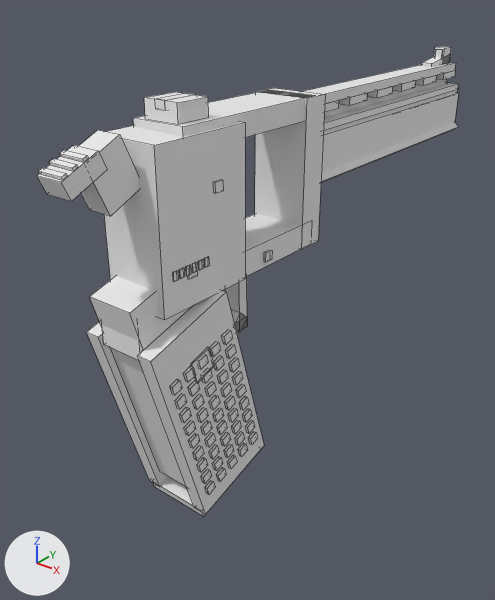
An edit to the OBJ model src/main/resources/assets/mareeletrica/models/block/armory21_python_forge_view.obj, drawn before and after from the same camera.
The view is the same before and after, from a 50 mm lens placed at (1.68, -1.82, 1.13), pointed at (0.39, -0.2, 0.12). Arrows for +X, +Y and +Z are at lower left; the lights stay in place. The older version comes first. Mesh edges are drawn as thin lines. Where no turn or scale is listed for an object, it has been applied to the vertices. Vertices at exactly the same position are counted once.

Before the edit, the objects in view are built like this:
```python
me_armory21_python_forge_view = bpy.data.meshes.new('armory21_python_forge_view')
me_armory21_python_forge_view.from_pydata(...)  # 1254 vertices, 960 faces; spans x 0.37..0.63, y -0.99..0.94, z -0.35..0.85
me_armory21_python_forge_view.materials.append(mat_blue)  # its picture is missing
me_armory21_python_forge_view.materials.append(mat_dark)  # its picture is missing
me_armory21_python_forge_view.materials.append(mat_engrave)  # its picture is missing
me_armory21_python_forge_view.materials.append(mat_polish)  # its picture is missing
me_armory21_python_forge_view.materials.append(mat_red)  # its picture is missing
me_armory21_python_forge_view.materials.append(mat_steel)  # its picture is missing
me_armory21_python_forge_view.materials.append(mat_steel2)  # its picture is missing
me_armory21_python_forge_view.materials.append(mat_wood)  # its picture is missing
me_armory21_python_forge_view.materials.append(mat_wood2)  # its picture is missing
ob_armory21_python_forge_view = bpy.data.objects.new('armory21_python_forge_view', me_armory21_python_forge_view)
ob_armory21_python_forge_view.location = (0.0, 0.0, 0.0)
```
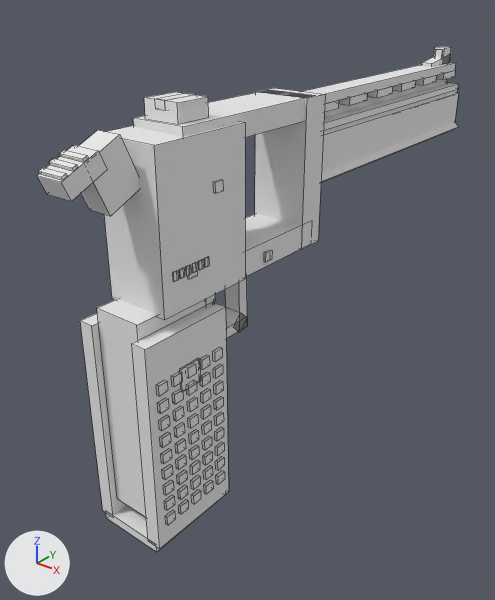
Pixel boxes [x1, y1, x2, y2] of what changed, in the pictures (495 x 600 px; the box of a moved part takes in the faces that stretch with it):
'armory21_python_forge_view', reshaped (8% taller): before [37, 46, 459, 516]; after [37, 46, 459, 552]
part 1 of me_armory21_python_forge_view, moved or reshaped: before [191, 347, 214, 382]; after [180, 358, 201, 392]
part 2 of me_armory21_python_forge_view, added: after [97, 299, 206, 517]
part 3 of me_armory21_python_forge_view, moved or reshaped: before [152, 476, 205, 516]; after [106, 496, 223, 552]
part 4 of me_armory21_python_forge_view, moved or reshaped: before [138, 290, 264, 514]; after [132, 302, 229, 548]
part 5 of me_armory21_python_forge_view, moved or reshaped: before [87, 321, 168, 487]; after [80, 313, 127, 516]
part 6 of me_armory21_python_forge_view, moved or reshaped: before [201, 469, 212, 483]; after [165, 510, 175, 525]
part 7 of me_armory21_python_forge_view, moved or reshaped: before [197, 457, 208, 472]; after [164, 495, 174, 510]
part 8 of me_armory21_python_forge_view, moved or reshaped: before [193, 445, 204, 460]; after [163, 480, 174, 495]
part 9 of me_armory21_python_forge_view, moved or reshaped: before [205, 432, 216, 447]; after [162, 464, 173, 479]
part 10 of me_armory21_python_forge_view, moved or reshaped: before [184, 420, 196, 436]; after [161, 448, 172, 464]
part 11 of me_armory21_python_forge_view, moved or reshaped: before [197, 407, 208, 422]; after [160, 432, 171, 447]
part 12 of me_armory21_python_forge_view, moved or reshaped: before [175, 393, 187, 409]; after [159, 415, 170, 431]
part 13 of me_armory21_python_forge_view, moved or reshaped: before [183, 366, 195, 382]; after [157, 398, 169, 414]
part 14 of me_armory21_python_forge_view, moved or reshaped: before [202, 368, 212, 383]; after [156, 380, 168, 396]
part 15 of me_armory21_python_forge_view, moved or reshaped: before [216, 467, 226, 481]; after [179, 499, 188, 514]
part 16 of me_armory21_python_forge_view, moved or reshaped: before [213, 456, 223, 470]; after [178, 485, 188, 500]
part 17 of me_armory21_python_forge_view, moved or reshaped: before [220, 432, 231, 446]; after [177, 470, 187, 485]
part 18 of me_armory21_python_forge_view, deleted: before [90, 276, 258, 486]
part 19 of me_armory21_python_forge_view, built on: before [170, 341, 232, 494]; after [171, 347, 225, 504]

Patch to the scene script:
```diff
--- a/src/main/resources/assets/mareeletrica/models/block/armory21_python_forge_view.obj.py
+++ b/src/main/resources/assets/mareeletrica/models/block/armory21_python_forge_view.obj.py
@@ me_armory21_python_forge_view @@
-me_armory21_python_forge_view.from_pydata(...)  # 1254 vertices, 960 faces; spans x 0.37..0.63, y -0.99..0.94, z -0.35..0.85
+me_armory21_python_forge_view.from_pydata(...)  # 1246 vertices, 954 faces; spans x 0.37..0.63, y -0.99..0.94, z -0.34..0.85
+# me_armory21_python_forge_view part 1: the loose piece of 8 vertices spanning x 0.62, y -0.72..-0.63, z 0.14..0.23 is turned -16 degrees about the x axis through its middle, then moved by (0.0, -0.05, -0.01)
+# me_armory21_python_forge_view part 2: a new loose piece, a box spanning x 0.43..0.57, y -0.85..-0.61, z -0.26..0.36, in mat_steel (its picture is missing)
+# me_armory21_python_forge_view part 3: the loose piece of 8 vertices spanning x 0.4..0.6, y -0.68..-0.39, z -0.35..-0.24 is turned -16 degrees about the x axis through its middle, then moved by (0.0, -0.19, -0.03)
+# me_armory21_python_forge_view part 4: the loose piece of 8 vertices spanning x 0.57..0.62, y -0.86..-0.4, z -0.33..0.36 is turned -16 degrees about the x axis through its middle, then moved by (0.0, -0.1, -0.01)
+# me_armory21_python_forge_view part 5: the loose piece of 8 vertices spanning x 0.38..0.43, y -0.86..-0.4, z -0.33..0.36 is turned -16 degrees about the x axis through its middle, then moved by (0.0, -0.1, -0.01)
+# me_armory21_python_forge_view part 6: the loose piece of 8 vertices spanning x 0.62..0.63, y -0.7..-0.66, z -0.2..-0.17 is moved by (0.0, -0.15, -0.04)
+# me_armory21_python_forge_view part 7: the loose piece of 8 vertices spanning x 0.62..0.63, y -0.71..-0.68, z -0.15..-0.12 is moved by (0.0, -0.14, -0.04)
+# me_armory21_python_forge_view part 8: the loose piece of 8 vertices spanning x 0.62..0.63, y -0.73..-0.69, z -0.1..-0.07 is moved by (0.0, -0.12, -0.04)
+# me_armory21_python_forge_view part 9: the loose piece of 8 vertices spanning x 0.62..0.63, y -0.68..-0.64, z -0.09..-0.05 is moved by (0.0, -0.17, 0.0)
+# me_armory21_python_forge_view part 10: the loose piece of 8 vertices spanning x 0.62..0.63, y -0.76..-0.72, z 0.0..0.03 is moved by (0.0, -0.09, -0.04)
+# me_armory21_python_forge_view part 11: the loose piece of 8 vertices spanning x 0.62..0.63, y -0.71..-0.67, z 0.01..0.05 is moved by (0.0, -0.14, 0.0)
+# me_armory21_python_forge_view part 12: the loose piece of 8 vertices spanning x 0.62..0.63, y -0.78..-0.75, z 0.1..0.13 is moved by (0.0, -0.06, -0.03)
+# me_armory21_python_forge_view part 13: the loose piece of 8 vertices spanning x 0.62..0.63, y -0.75..-0.71, z 0.16..0.2 is moved by (0.0, -0.1, -0.04)
+# me_armory21_python_forge_view part 14: the loose piece of 8 vertices spanning x 0.62..0.63, y -0.68..-0.65, z 0.13..0.16 is moved by (0.0, -0.16, 0.04)
+# me_armory21_python_forge_view part 15: the loose piece of 8 vertices spanning x 0.62..0.63, y -0.63..-0.6, z -0.24..-0.2 is moved by (0.0, -0.16, -0.01)
+# me_armory21_python_forge_view part 16: the loose piece of 8 vertices spanning x 0.62..0.63, y -0.65..-0.61, z -0.19..-0.15 is moved by (0.0, -0.15, -0.01)
+# me_armory21_python_forge_view part 17: the loose piece of 8 vertices spanning x 0.62..0.63, y -0.61..-0.58, z -0.12..-0.09 is moved by (0.0, -0.18, -0.02)
+# me_armory21_python_forge_view part 18: 39 loose pieces with 312 vertices, spanning x 0.37..0.63, y -0.87..-0.44, z -0.27..0.46, are deleted
+# me_armory21_python_forge_view part 19: 4 vertices moved within x 0.62..0.63, y -0.74..-0.61, z -0.03..0.2; 86 vertices removed from x 0.62..0.63, y -0.8..-0.57, z -0.25..0.23; 238 vertices added at x 0.62..0.63, y -0.79..-0.61, z -0.24..0.2
+# other edits to the shape of me_armory21_python_forge_view do not show in these pictures
 me_armory21_python_forge_view.materials.append(mat_blue)
```
